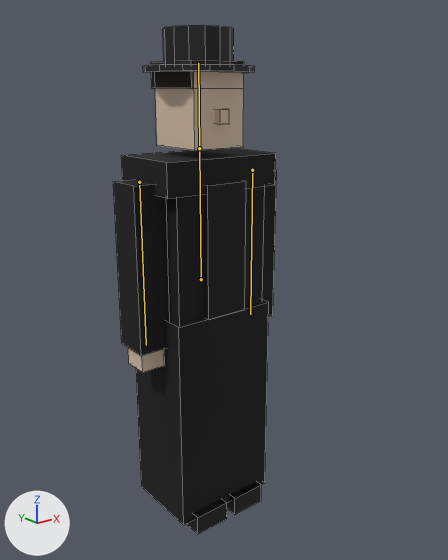
Renders of the Blender file blender/characters/hitman/CHR_Hitman01.blend from each side of a commit.
Camera for both pictures: a 50 mm lens placed at (-1.44, -1.95, 1.78), pointed at (-0.06, -0.22, 1.09). The lights are fixed; the arrows at lower left show +X, +Y and +Z. The first picture is the older version. The bones that change are drawn over the model as lines. Mesh edges are drawn as thin lines.

The first picture shows 'CHR_Hitman01_Body'.
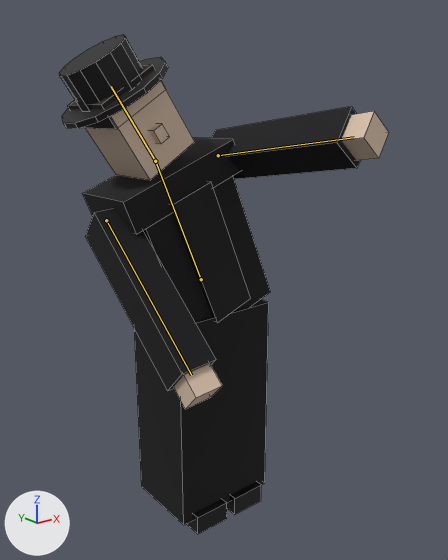
The newer file adds an action. The first version stands in its rest pose; the second is drawn at frame 7 of the action 'ANM_Melee'.

What differs and where, as boxes [x1, y1, x2, y2] in the pictures (448 x 560 px):
'CHR_Hitman01_Body', posed (101% wider): before [113, 26, 277, 534]; after [59, 35, 389, 534]
bone 'spine', root to tip: before (201, 279) to (199, 148); after (201, 279) to (155, 161)
bone 'head', root to tip: before (199, 148) to (198, 63); after (155, 161) to (111, 86)
bone 'arm_L', root to tip: before (139, 182) to (146, 345); after (106, 220) to (191, 375)
bone 'arm_R', root to tip: before (252, 170) to (250, 314); after (218, 155) to (354, 137)

The edits, one by one:
Bone 'spine' (bone_spine) turns from (0, 0, 0) to (-2, 0, 21) degrees about its own x, y and z.
Bone 'head' (bone_head) turns from (0, 0, 0) to (0, 0, 11) degrees about its own x, y and z.
Bone 'arm_L' (bone_arm_l) turns from (0, 0, 0) to (-44, 0, 16) degrees about its own x, y and z.
Bone 'arm_R' (bone_arm_r) turns from (0, 0, 0) to (-100, 0, 62) degrees about its own x, y and z.
